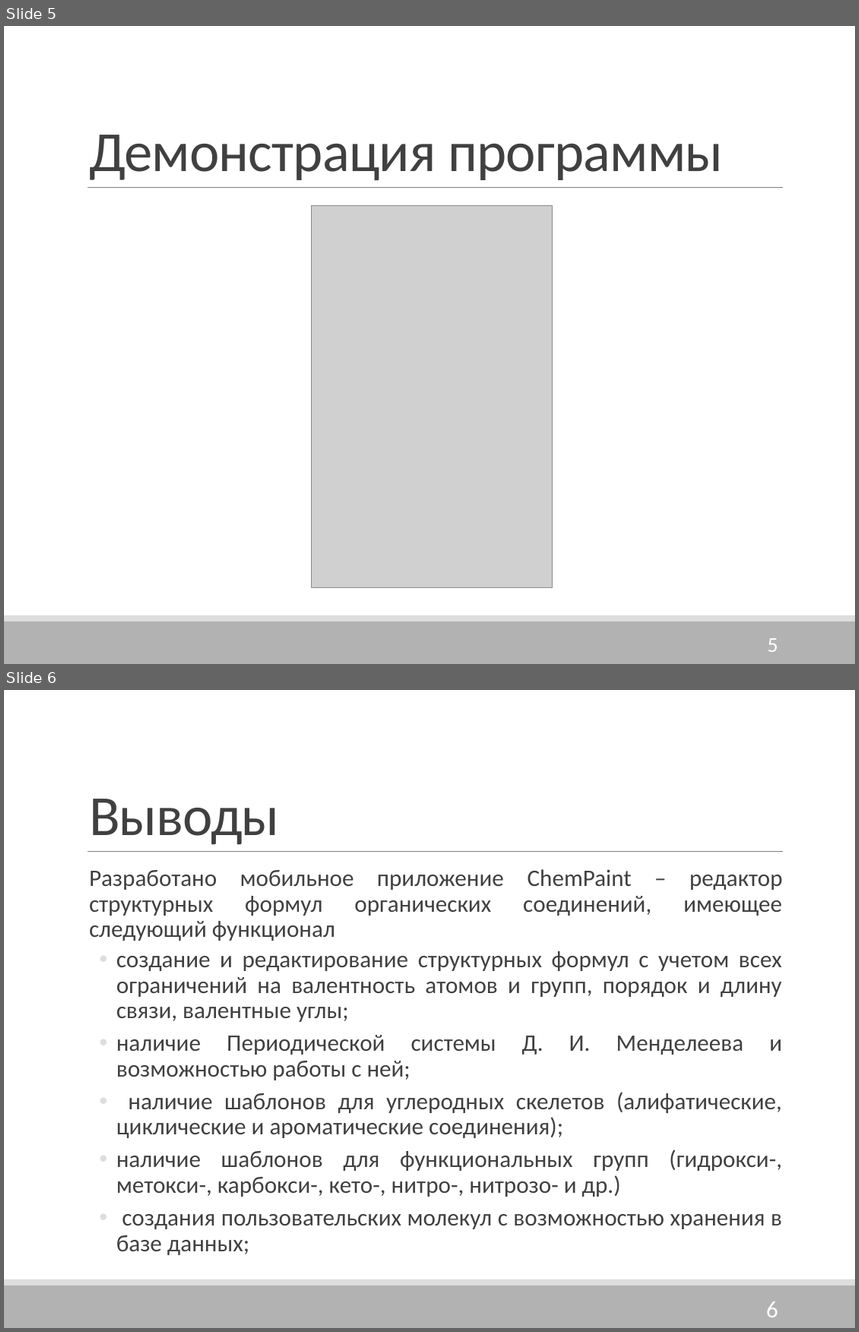
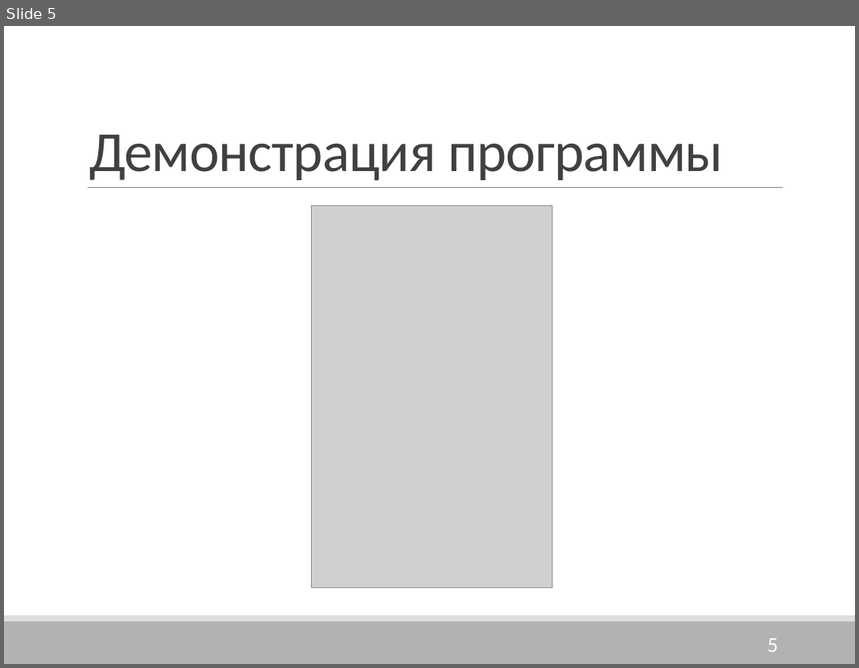
Before and after one commit to BizZzare/StepDiploma2.0, a slide deck: Головизнина/Разработка Android-приложения1.pptx. Shown one above the other, each under a label of ours: slides 5 and 6 before the commit, slide 5 after it. The pictures are 859x1332 and 859x668 pixels, drawn with LibreOffice and Linux fonts; fonts in the diff are those of the drawing; grey boxes stand for pictures. Boxes give left, top, right and bottom in pixels: in the first picture for what was removed or moved away, otherwise in the second. Text is boxed around its words. In the diff, an @@ line names an element or a change of style, - is before the commit and + after.

```diff
--- a/Головизнина/Разработка Android-приложения1.pptx
+++ b/Головизнина/Разработка Android-приложения1.pptx
@@ slide 6 removed at <box>4,690,855,1328</box>, background #FFFFFF; not listed: 3 template elements that a slide beside it also shows @@
@@ title removed at <box>89,799,280,845</box> @@
-Выводы
@@ text removed at <box>89,869,783,1255</box> @@
-  Разработано мобильное приложение ChemPaint – редактор структурных формул органических соединений, имеющее следующий функционал
-  • создание и редактирование структурных формул с учетом всех ограничений на валентность атомов и групп, порядок и длину связи, валентные углы;
-  • наличие Периодической системы Д. И. Менделеева и возможностью работы с ней;
-  • наличие шаблонов для углеродных скелетов (алифатические, циклические и ароматические соединения);
-  • наличие шаблонов для функциональных групп (гидрокси-, метокси-, карбокси-, кето-, нитро-, нитрозо- и др.)
-  • создания пользовательских молекул с возможностью хранения в базе данных;
@@ page number removed at <box>766,1302,778,1318</box> @@
-6
```
Also in this commit, not shown: 3 slides changed, 3 slides added, 2 other slides removed, 2 other files.
